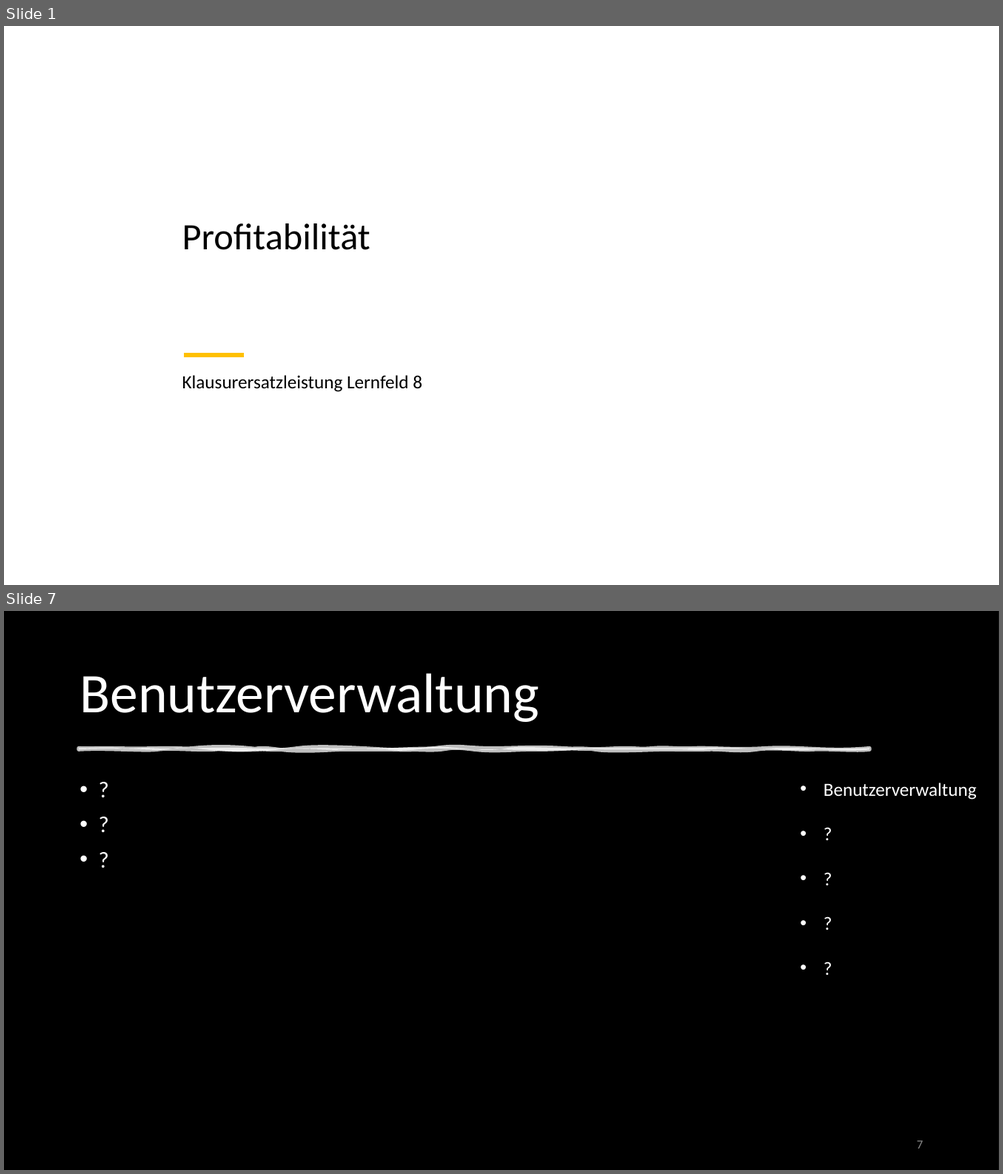
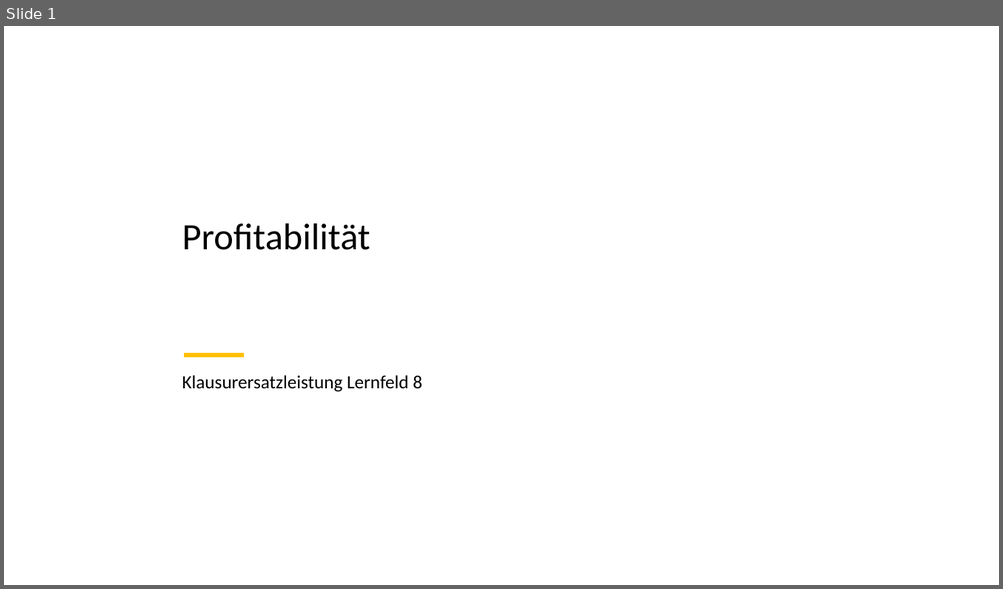
Before and after one commit to DennisWandschura/Profitabilitaet, a slide deck: Präst_Profitabilität.pptx. Shown one above the other, each under a label of ours: slides 1 and 7 before the commit, slide 1 after it; the slides between them are not shown. The pictures are 1003x1174 and 1003x589 pixels, drawn with LibreOffice and Linux fonts; fonts in the diff are those of the drawing; background and template pictures are left out; a plain dark background stands for a picture behind light text. Boxes give left, top, right and bottom in pixels: in the first picture for what was removed or moved away, otherwise in the second. Text is boxed around its words. In the diff, an @@ line names an element or a change of style, - is before the commit and + after.

```diff
--- a/Präst_Profitabilität.pptx
+++ b/Präst_Profitabilität.pptx
@@ slide 7 removed at (x1=4, y1=611, x2=999, y2=1170), background picture (left out) @@
@@ rectangle removed at (x1=4, y1=611, x2=999, y2=1170) @@
@@ title removed at (x1=79, y1=673, x2=539, y2=722) @@
-Benutzerverwaltung
@@ freeform shape removed at (x1=79, y1=749, x2=870, y2=750) @@
@@ text removed at (x1=73, y1=775, x2=930, y2=1116) @@
-• ?
-• ?
-• ?
@@ text removed at (x1=823, y1=783, x2=976, y2=800) @@
-• Benutzerverwaltung
-• ?
-• ?
-• ?
-• ?
@@ page number removed at (x1=916, y1=1141, x2=922, y2=1149) @@
-7
```
Also in this commit, not shown: 5 slides changed, 8 slides added, 3 other slides removed.
